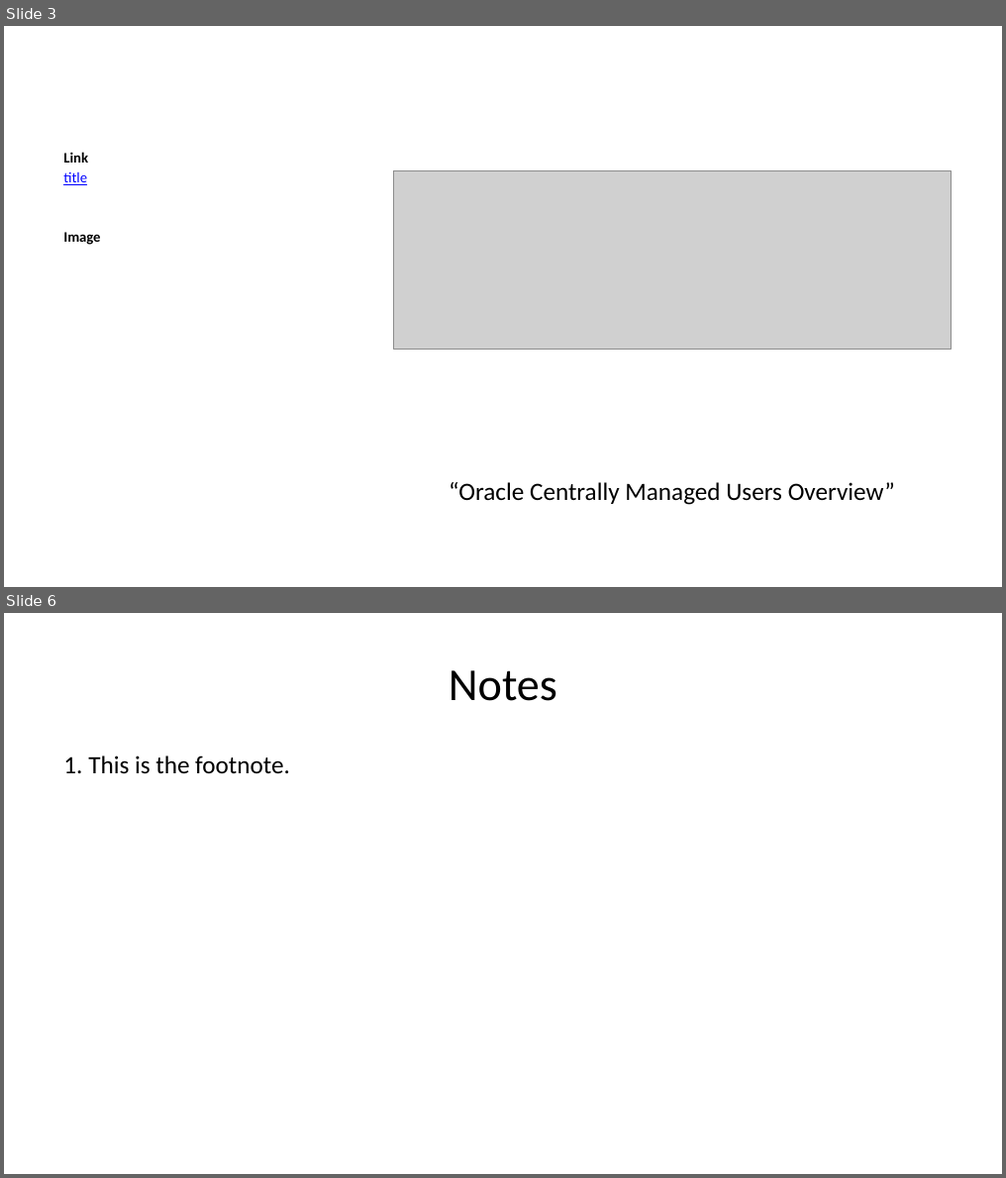
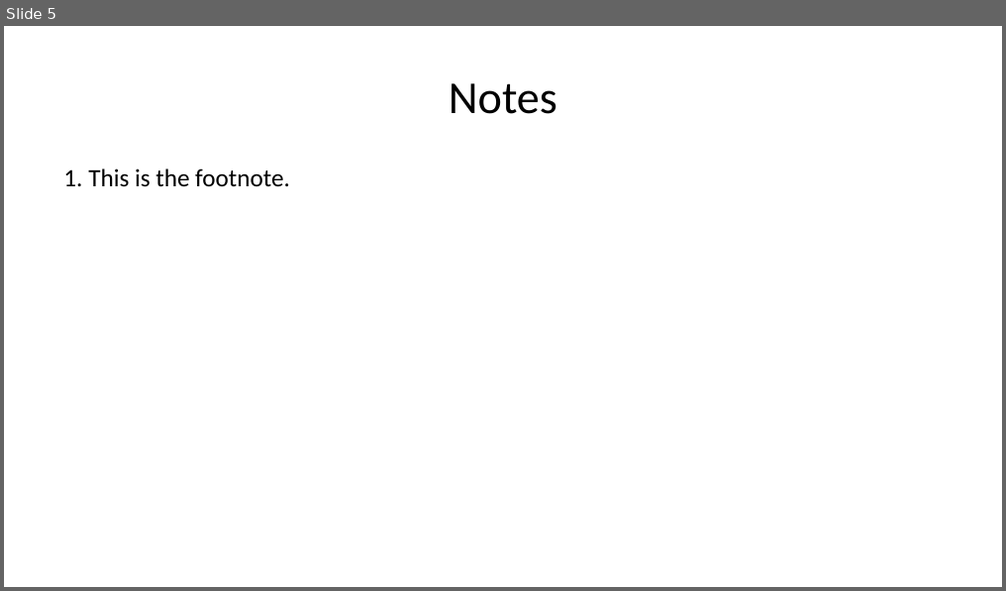
Before and after one commit to oehrlis/docker-pandoc, a slide deck: sample/sample.pptx. Shown one above the other, each under a label of ours: slides 3 and 6 before the commit, slide 5 after it; the slides between them are not shown. The pictures are 1006x1178 and 1006x591 pixels, drawn with LibreOffice and Linux fonts; fonts in the diff are those of the drawing; grey boxes stand for pictures. Boxes give left, top, right and bottom in pixels: in the first picture for what was removed or moved away, otherwise in the second. Text is boxed around its words. In the diff, an @@ line names an element or a change of style, - is before the commit and + after.

```diff
--- a/sample/sample.pptx
+++ b/sample/sample.pptx
@@ slide 3 removed at bbox=[4, 26, 1002, 587], background #FFFFFF @@
@@ text removed at bbox=[63, 152, 100, 245] @@
-Link
-title
-Image
@@ picture removed at bbox=[393, 172, 950, 350] @@
@@ text removed at bbox=[449, 482, 895, 505] @@
-“Oracle Centrally Managed Users Overview”
@@ what was slide 6 is now slide 5 @@
```
Also in this commit, not shown: 3 slides changed, 10 other files.
